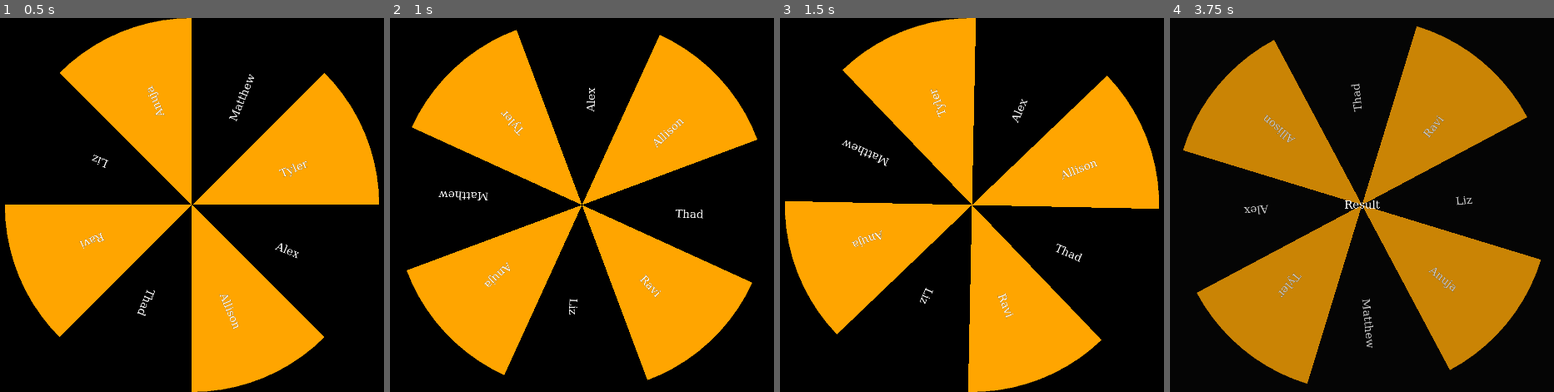
Above: before the commit, frames 1-4 (left to right).
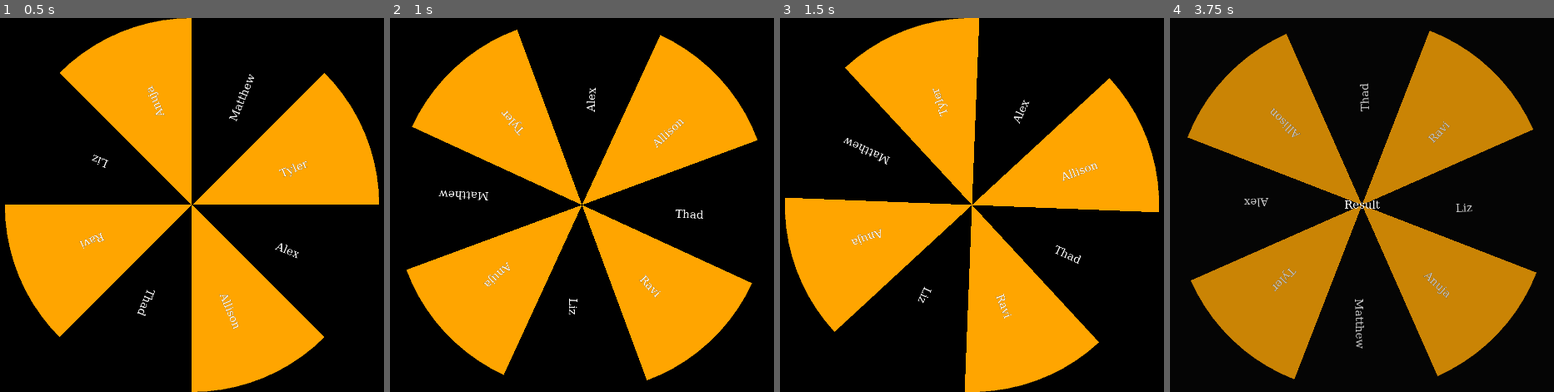
Above: after the commit, the same moments.

Repository: masamune2002/game_roulette
Game: Godot game, scene res://Main.tscn
Two runs of this game, one before a commit and one after it. Both use one fixed random seed, a clock stepped at 60 frames per second and the inputs below.
Inputs (mouse positions are in pixels of both pictures, inside the frame that each line leads up to):
- Up to frame 1 (0.5 s): no input
- Up to frame 2 (1 s): tap Enter at 0.5, 0.6 s; move the mouse to (727, 186) at 0.52 s; click (727, 186) at 0.67 s
- Up to frame 3 (1.5 s): move the mouse to (837, 223) at 1.27 s; tap F at 1.35 s; click (837, 223) at 1.42 s
- Up to frame 4 (3.75 s): move the mouse to (1427, 122) at 2.02 s; tap Enter at 2.1, 3.6 s; click (1427, 122) at 2.17 s; move the mouse to (1327, 279) at 2.77 s; tap F at 2.85 s; click (1327, 279) at 2.92 s; move the mouse to (outside the picture) at 3.52 s; click (outside the picture) at 3.67 s

Frame 1 is identical in both runs. In frame 2, 1.0% of the frame differs, in the area x 4-96%, y 3-97%; in frame 3, 2.9%; in frame 4, 8.5%, in the area x 3-97%, y 2-98%.

Commit message:
Adding This is Halloween

Diff:
--- a/Main.gd
+++ b/Main.gd
@@ -2,6 +2,11 @@
 
 @onready var wheel = $Wheel
 @onready var results_screen = $Results_Screen
+
+var songs = [{
+	'filename': 'ThisIsHalloween.wav',
+	'stopAt': 10.5
+}]
 
 # Called every frame. 'delta' is the elapsed time since the previous frame.
 func _process(delta):
@@ -11,10 +16,11 @@
 func _input(event):
 	if event is InputEventMouseButton and event.pressed:
 		var mouse_pos = event.position
-		var circle_center = Vector2(size.x / 2, size.y / 2)
+		var circle_center = Vector2(wheel.size.x / 2, wheel.size.y / 2)
 		var radius = min(wheel.size.x, wheel.size.y) / 2
 		if circle_center.distance_to(mouse_pos) <= radius:
 			wheel.start_spin()
+			$AudioPlayer.play()
 		else:
 			wheel.stop_spin()
 
--- a/Main.tscn
+++ b/Main.tscn
@@ -1,8 +1,9 @@
-[gd_scene load_steps=6 format=3 uid="uid://vt0xpit7op4k"]
+[gd_scene load_steps=7 format=3 uid="uid://vt0xpit7op4k"]
 
 [ext_resource type="Script" path="res://Main.gd" id="1_gw2g3"]
 [ext_resource type="PackedScene" uid="uid://b57v4sqra64eh" path="res://Wheel.tscn" id="1_q8r8g"]
 [ext_resource type="PackedScene" uid="uid://dwbs76452aiiw" path="res://Settings.tscn" id="3_ep6r6"]
+[ext_resource type="AudioStream" uid="uid://bwy33nt402jvf" path="res://Assets/Sounds/ThisIsHalloween.wav" id="4_5kpl6"]
 
 [sub_resource type="StyleBoxFlat" id="StyleBoxFlat_pjcnh"]
 bg_color = Color(0.0941176, 0.0941176, 0.0941176, 0.231373)
@@ -29,6 +30,7 @@
 
 [node name="Wheel" parent="." instance=ExtResource("1_q8r8g")]
 layout_mode = 1
+total_time = 10.5
 
 [node name="Results_Screen" type="Control" parent="."]
 visible = false
@@ -104,5 +106,9 @@
 offset_right = 60.0
 offset_bottom = 60.0
 
+[node name="AudioPlayer" type="AudioStreamPlayer2D" parent="."]
+stream = ExtResource("4_5kpl6")
+volume_db = 1.874
+
 [connection signal="show_result" from="Wheel" to="." method="_on_wheel_show_result"]
 [connection signal="pressed" from="Foreground/SettingsLayout/SettingsButton" to="." method="_on_settings_button_pressed"]
Not shown, added: Assets/Sounds/ThisIsHalloween.wav.import
Not shown, changed: addons/godot-vim/icon.svg.import
Not shown, added: Assets/Sounds/ThisIsHalloween.wav
